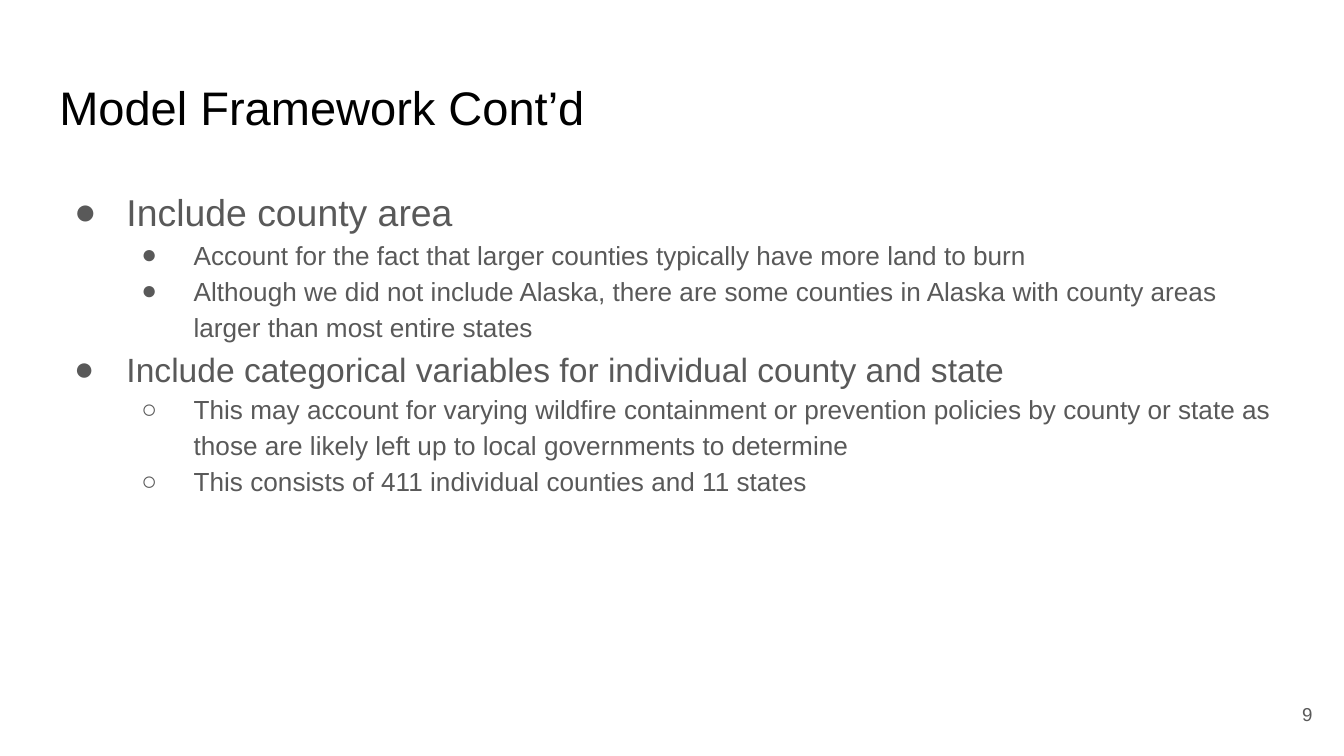
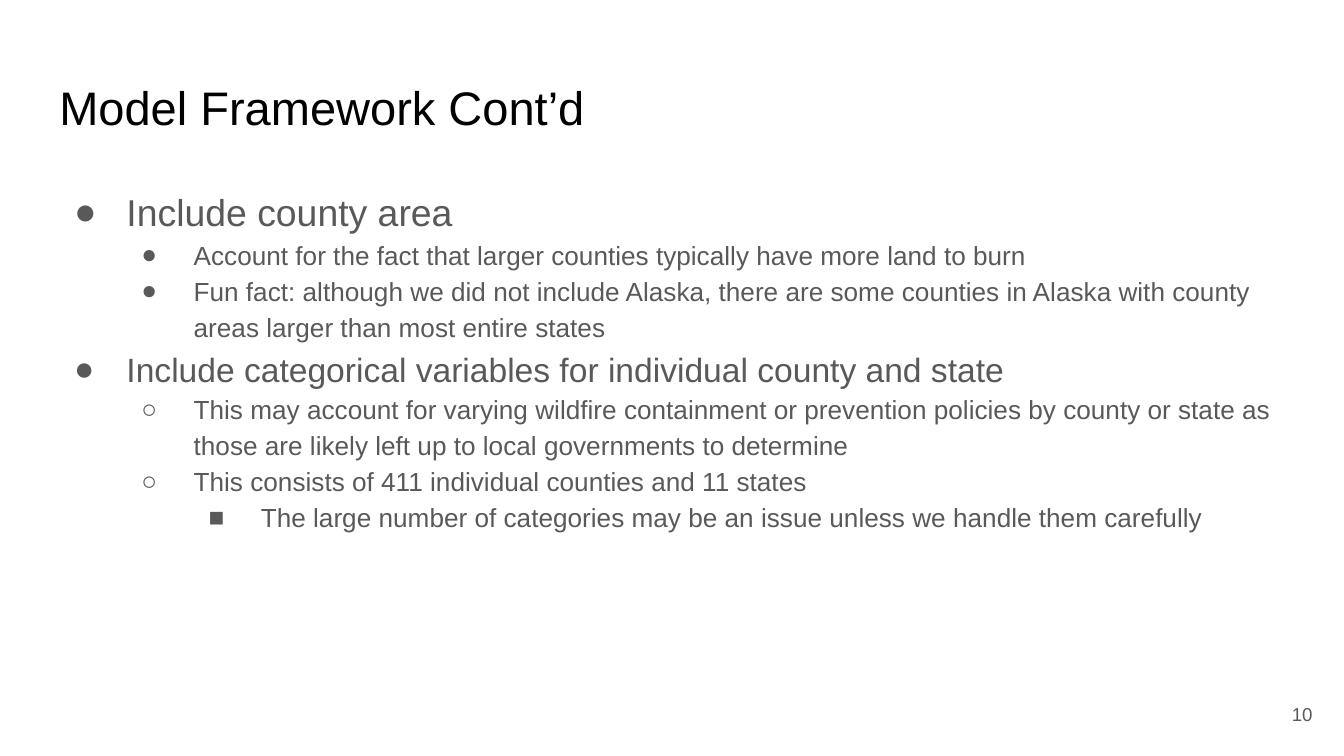
Before and after one commit to DCavanaugh98/WildfireMLProject, a slide deck: slide 10 of Math 8670 Final Project.pptx (slide 9 before the commit). Drawn at 1344x756 pixels with LibreOffice and Linux fonts; fonts in the diff are those of the drawing. Boxes give left, top, right and bottom in pixels: in the first picture for what was removed or moved away, otherwise in the second. Text is boxed around its words. In the diff, an @@ line names an element or a change of style, - is before the commit and + after.

```diff
--- a/Math 8670 Final Project.pptx
+++ b/Math 8670 Final Project.pptx
@@ text at (x1=194, y1=282, x2=1249, y2=343): text changed @@
-  ● Although we did not include Alaska, there are some counties in Alaska with county areas larger than most entire states
+  ● Fun fact: although we did not include Alaska, there are some counties in Alaska with county areas larger than most entire states
@@ text at (x1=261, y1=508, x2=1201, y2=533): paragraph added @@
+    ■ The large number of categories may be an issue unless we handle them carefully
@@ page number at (x1=1292, y1=708, x2=1313, y2=721): text changed @@
-9
+10
```
Also in this commit, not shown: 11 other slides changed, 5 slides added, 1 slide removed, 12 other files.
